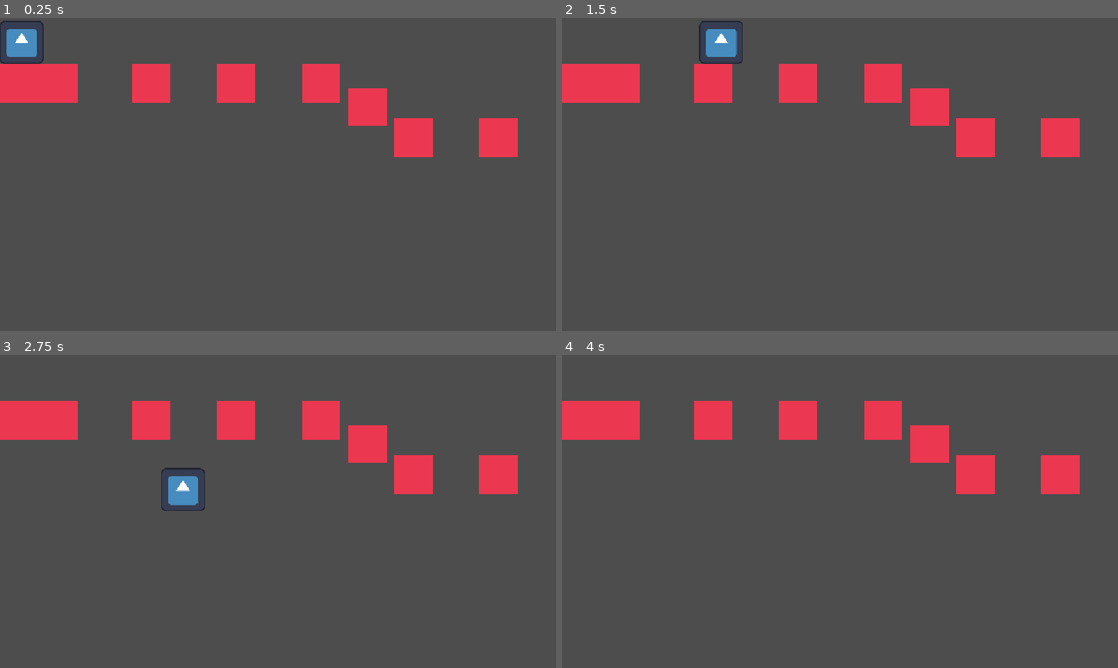
Above: before the commit, frames 1-4 (two rows, left to right).
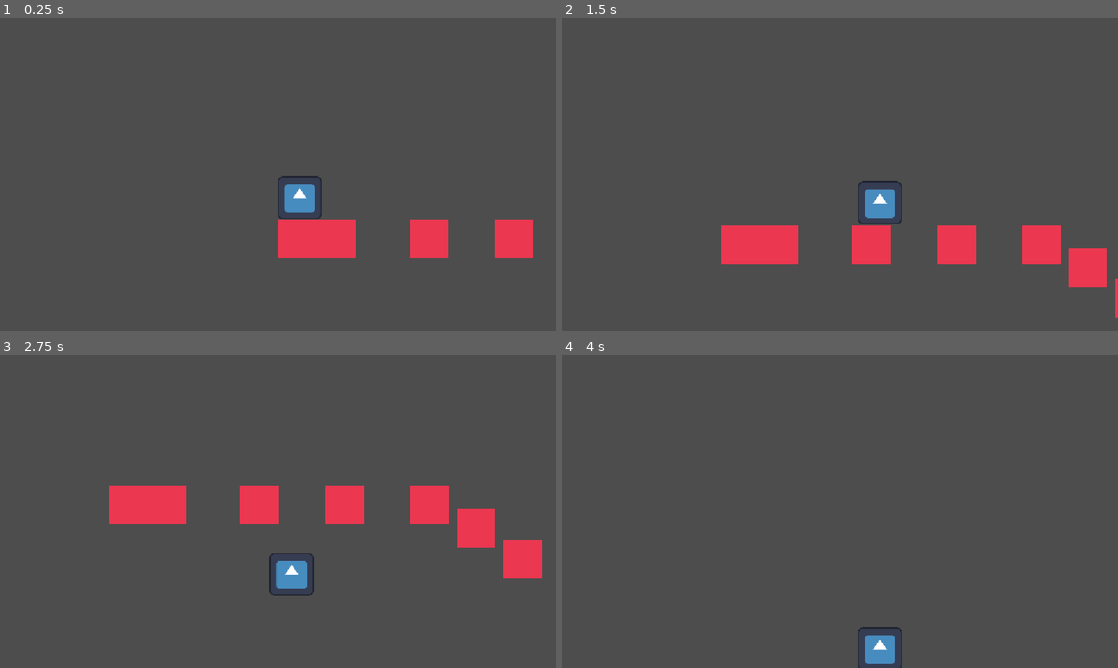
Above: after the commit, the same moments.

Repository: glimmercharger/haven-jumpstart
Game: Godot game, scene res://main.tscn
Same seed, same stepped clock (60 frames per second), same inputs: the game is played once before the commit and once after it. The engine's default icon, where the game draws it, is replaced by a stand-in: a white triangle on a blue panel in a dark square.
Inputs (mouse positions are in pixels of both pictures, inside the frame that each line leads up to):
- Up to frame 1 (0.25 s): no input
- Up to frame 2 (1.5 s): tap Enter (ui_accept) at 0.5, 0.77 s; move the mouse to (962, 158) at 0.52 s; hold Right (ui_right) from 0.53 s (still down); tap Alt at 0.6 s; click (962, 158) at 0.67 s; move the mouse to (728, 190) at 1.27 s; tap Shift at 1.35 s
- Up to frame 3 (2.75 s): tap Enter (ui_accept) at 1.52 s; move the mouse to (333, 442) at 2.02 s; release Right (ui_right) at 2.03 s; hold Left (ui_left) from 2.03 s (still down); tap Alt at 2.1 s
- Up to frame 4 (4 s): move the mouse to (812, 574) at 2.77 s; release Left (ui_left) at 2.78 s; hold Right (ui_right) from 2.78 s (still down); tap Shift at 2.85 s; click (812, 574) at 2.92 s; tap Enter (ui_accept) at 3.02, 3.77 s; move the mouse to (1006, 558) at 3.52 s; tap Alt at 3.6 s

The runs differ from the first frame. In frame 1, 12% of the frame differs, in the area x 0-96%, y 0-77%; in frame 2, 13%; in frame 3, 14%, in the area x 0-98%, y 14-77%; in frame 4, 7.4%.

Commit message:
added camera following

Diff:
--- a/main.tscn
+++ b/main.tscn
@@ -80,6 +80,10 @@
 position = Vector2(46, 48.5)
 shape = SubResource("RectangleShape2D_trptq")
 
+[node name="Camera2D" type="Camera2D" parent="player" unique_id=1762968057]
+position_smoothing_enabled = true
+position_smoothing_speed = 7.0
+
 [node name="TileMapLayer" type="TileMapLayer" parent="." unique_id=904730029]
 position = Vector2(1, 0)
 tile_map_data = PackedByteArray("AAAAAAYAAAAAAAAAAAAAAAcAAAAAAAEAAAAAAAgAAAAAAAIAAAAAAAkAAAAAAAMAAAAAAAoAAAAAAAQAAAABAA …(3920 unchanged characters)…
